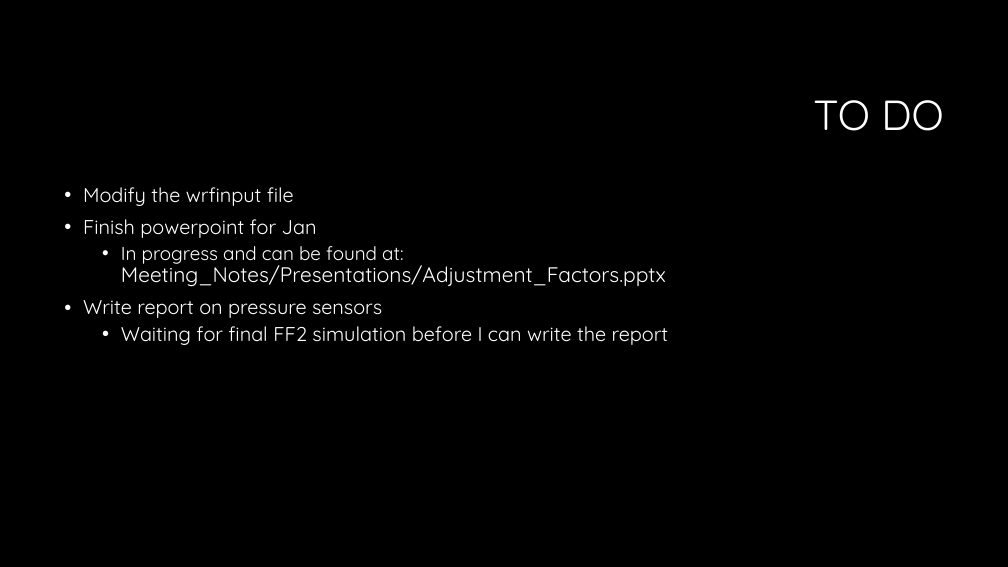
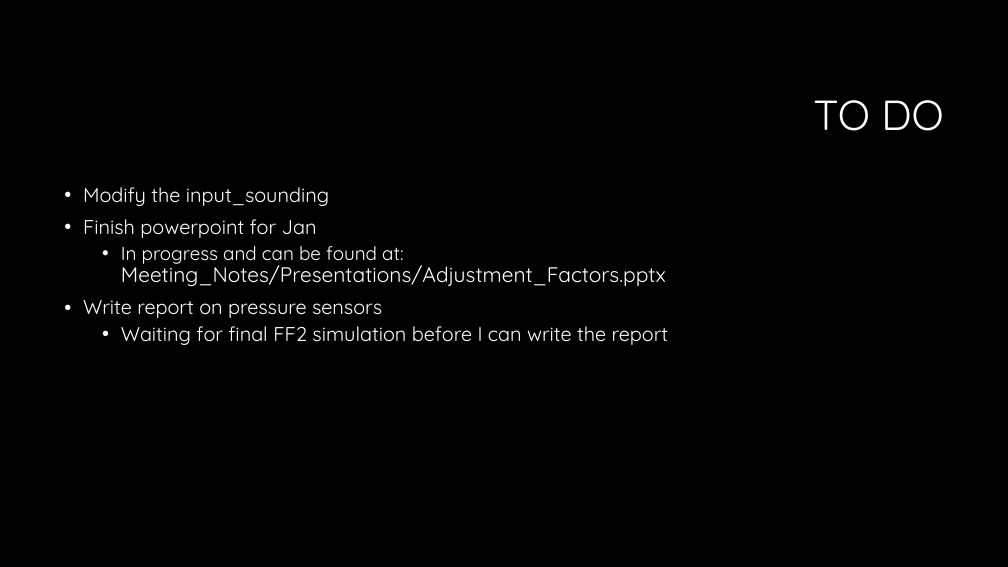
Before and after one commit to Jeremy-Benik/Meeting_Notes, a slide deck: slide 8 of 08262022_Presentation.pptx. Drawn at 1008x567 pixels with LibreOffice and Linux fonts; fonts in the diff are those of the drawing; background and template pictures are left out. Boxes give left, top, right and bottom in pixels: in the first picture for what was removed or moved away, otherwise in the second. Text is boxed around its words. In the diff, an @@ line names an element or a change of style, - is before the commit and + after.

```diff
--- a/08262022_Presentation.pptx
+++ b/08262022_Presentation.pptx
@@ text at [83,187,329,206]: text changed @@
-• Modify the wrfinput file
+• Modify the input_sounding
```
Also in this commit, not shown: 2 other files.
